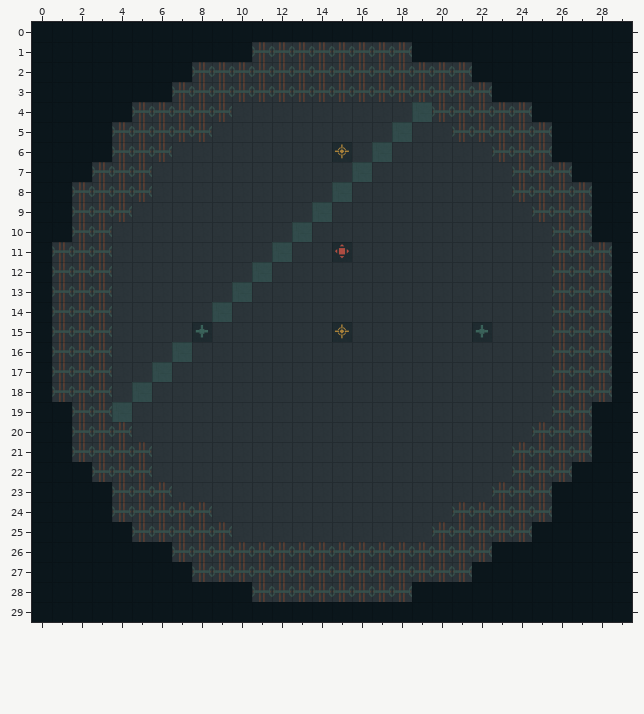
Tiled map (JSON), stored at data/rooms/flooded_works/tiled/slime-king-reservoir.tmj. This is how it looked before the edit.
Cells are 64x64 px. Shown: x 0..29, y 0..29.
Now the later version:
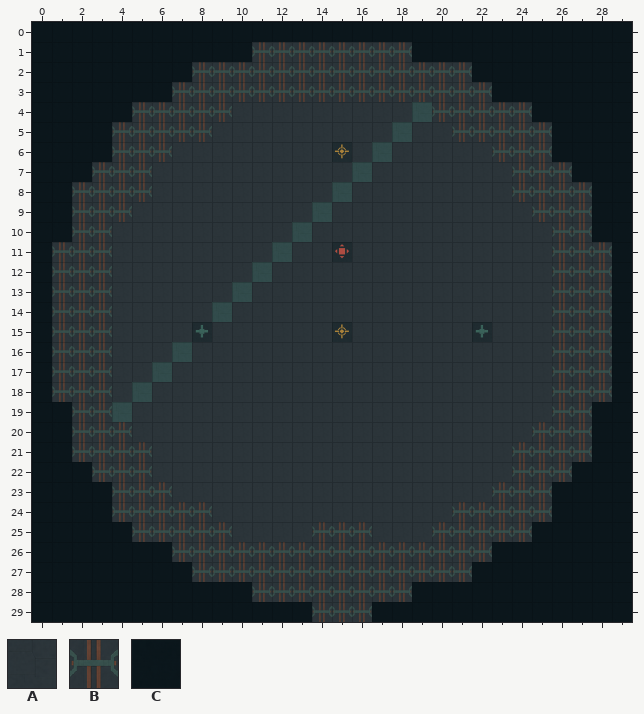
Key: from "Flooded Works Authoring": A 0, B 3, C 6.
_ is an empty cell.
Change:
Layer "ground":
y 25: x 14..16 AAA -> BBB
y 29: x 14..16 CCC -> BBB
